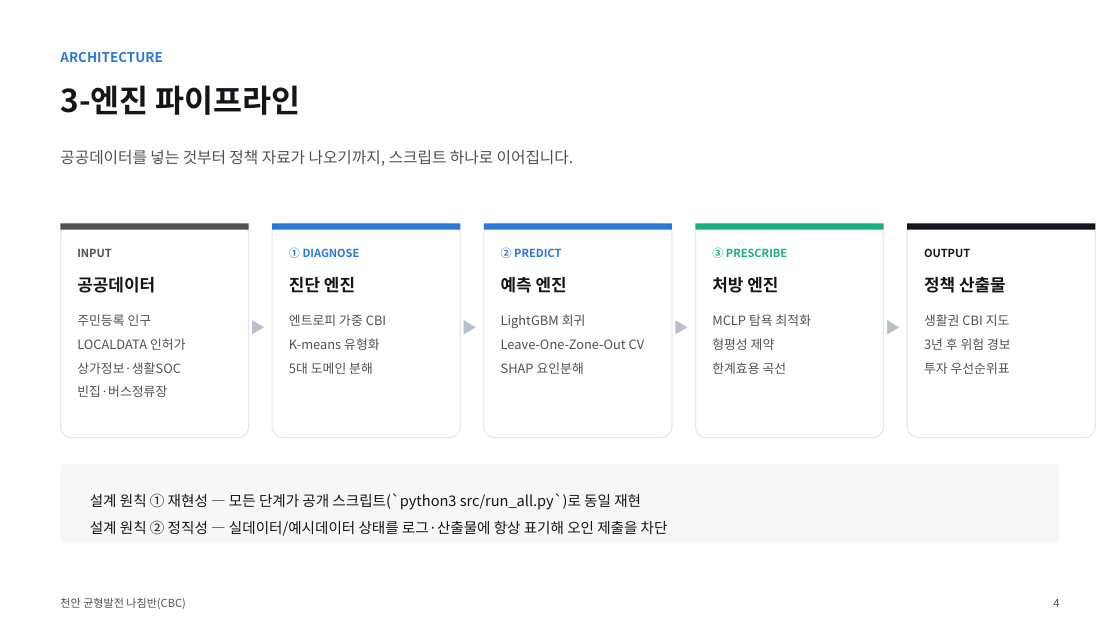
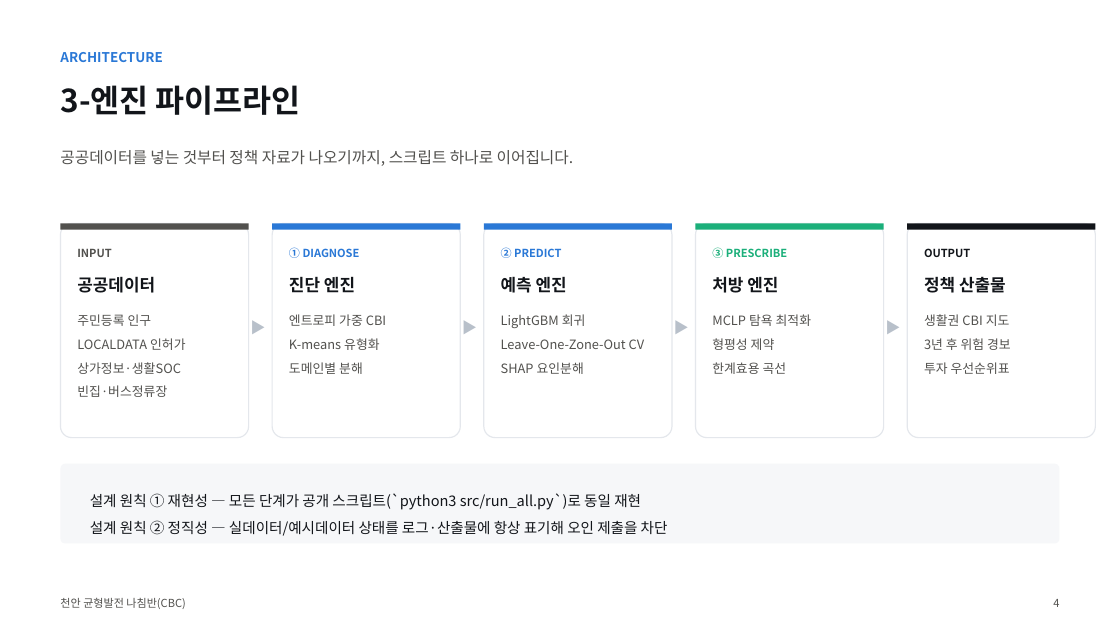
Before and after one commit to BioCode67/2026-AI-, a slide deck: slide 5 of deliverables/기획서_천안균형발전나침반_CBC.pptx. Drawn at 1120x630 pixels with LibreOffice and Linux fonts; fonts in the diff are those of the drawing. Boxes give left, top, right and bottom in pixels: in the first picture for what was removed or moved away, otherwise in the second. Text is boxed around its words. In the diff, an @@ line names an element or a change of style, - is before the commit and + after.

```diff
--- a/deliverables/기획서_천안균형발전나침반_CBC.pptx
+++ b/deliverables/기획서_천안균형발전나침반_CBC.pptx
@@ text at [289, 362, 363, 374]: text changed @@
-5대 도메인 분해
+도메인별 분해
```
Also in this commit, not shown: 3 other slides changed, 9 other files.
